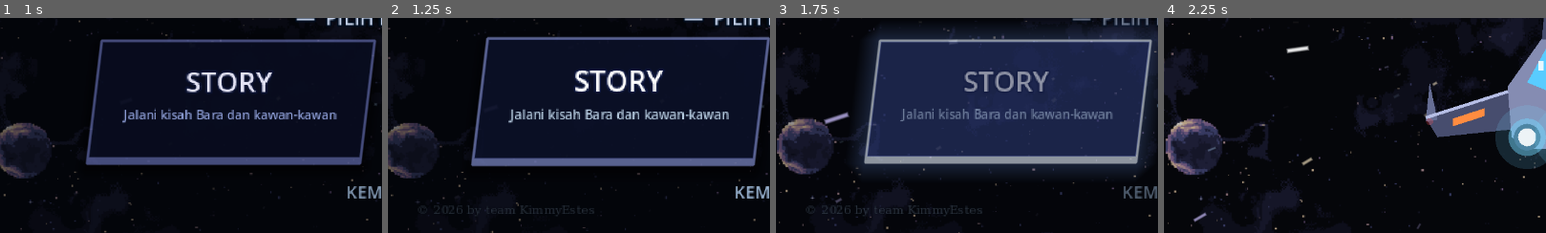
Above: before the commit, frames 1-4 (left to right).
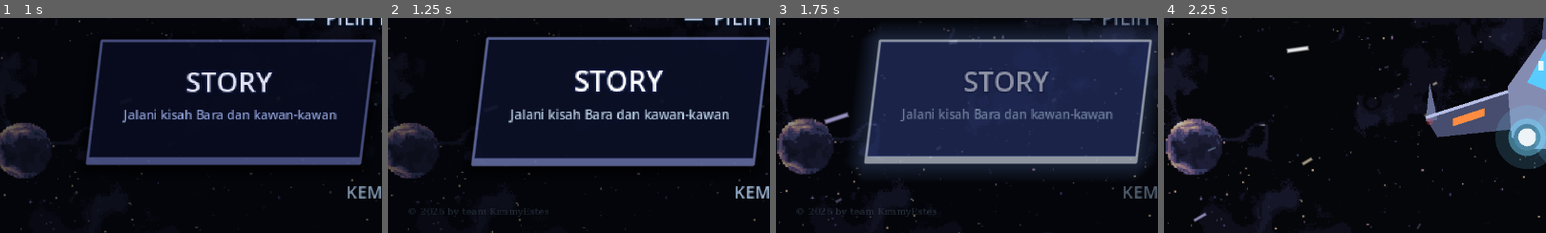
Above: after the commit, the same moments.

Repository: rainhard2412/kimmy-estes-otw-itb
Game: Godot game, scene res://MainMenuAwal.tscn
Same seed, same stepped clock (60 frames per second), same inputs: the game is played once before the commit and once after it.
Inputs (mouse positions are % of the whole screen's width and height, from its top left):
- Up to frame 1 (1 s): tap Enter (ui_accept) at 0.5, 0.77 s; move the mouse to (72, 45) at 0.52 s; hold Right (move_right) from 0.53 s (still down); hold Z (attack) from 0.53 s (still down); click (72, 45) at 0.67 s
- Up to frame 2 (1.25 s): keep holding Right (move_right); keep holding Z (attack)
- Up to frame 3 (1.75 s): release Right (move_right) at 1.25 s; release Z (attack) at 1.25 s; click "STORY" at 1.25 s
- Up to frame 4 (2.25 s): drag from (30, 55) to (45, 70) at 2.02 s
The pictures show only the part of the screen within x 0-50%, y 50-100%; the shares and areas given below are measured in that part.

Frame 1 is identical in both runs. In frame 2, 0.3% of the frame differs, in the area x 5-54%, y 87-93%; in frame 3, 0.4%; in frame 4, nothing differs.

Commit message:
updt

Diff:
--- a/MainMenuAwal.tscn
+++ b/MainMenuAwal.tscn
@@ -30,94 +30,76 @@
 cache/0/7/0/underline_position = 0.0
 cache/0/7/0/underline_thickness = 0.0
 cache/0/7/0/scale = 1.0
-
-[sub_resource type="StyleBoxFlat" id="StyleBoxFlat_mode_normal"]
-content_margin_left = 8.0
-content_margin_top = 4.0
-content_margin_right = 8.0
-content_margin_bottom = 4.0
-bg_color = Color(0.03, 0.07, 0.14, 0.72)
-border_width_left = 1
-border_width_top = 1
-border_width_right = 1
-border_width_bottom = 1
-border_color = Color(0.35, 0.65, 0.9, 0.5)
-corner_radius_top_left = 3
-corner_radius_top_right = 3
-corner_radius_bottom_right = 3
-corner_radius_bottom_left = 3
-shadow_color = Color(0, 0.06, 0.12, 0.4)
-shadow_size = 4
-
-[sub_resource type="StyleBoxFlat" id="StyleBoxFlat_mode_pressed"]
-content_margin_left = 8.0
-content_margin_top = 4.0
-content_margin_right = 8.0
-content_margin_bottom = 4.0
-bg_color = Color(0.3, 0.6, 0.85, 0.9)
-border_width_left = 1
-border_width_top = 1
-border_width_right = 1
-border_width_bottom = 1
-border_color = Color(1, 1, 1, 1)
-corner_radius_top_left = 3
-corner_radius_top_right = 3
-corner_radius_bottom_right = 3
-corner_radius_bottom_left = 3
-
-[sub_resource type="StyleBoxFlat" id="StyleBoxFlat_mode_hover"]
-content_margin_left = 8.0
-content_margin_top = 4.0
-content_margin_right = 8.0
-content_margin_bottom = 4.0
-bg_color = Color(0.12, 0.35, 0.55, 0.85)
-border_width_left = 1
-border_width_top = 1
-border_width_right = 1
-border_width_bottom = 1
-border_color = Color(0.75, 0.95, 1, 0.95)
-corner_radius_top_left = 3
-corner_radius_top_right = 3
-corner_radius_bottom_right = 3
-corner_radius_bottom_left = 3
-shadow_color = Color(0, 0.1, 0.2, 0.5)
-shadow_size = 6
+cache/0/5/0/ascent = 0.0
+cache/0/5/0/descent = 0.0
+cache/0/5/0/underline_position = 0.0
+cache/0/5/0/underline_thickness = 0.0
+cache/0/5/0/scale = 1.0
 
 [sub_resource type="StyleBoxFlat" id="StyleBoxFlat_card_normal"]
 bg_color = Color(0.04, 0.06, 0.14, 0.82)
+skew = Vector2(0.12, 0)
 border_width_left = 1
 border_width_top = 1
 border_width_right = 1
 border_width_bottom = 3
 border_color = Color(0.55, 0.6, 0.9, 0.55)
-skew = Vector2(0.12, 0)
 shadow_color = Color(0, 0, 0, 0.45)
 shadow_size = 4
 shadow_offset = Vector2(0, 2)
 
+[sub_resource type="StyleBoxFlat" id="StyleBoxFlat_card_pressed"]
+bg_color = Color(0.3, 0.4, 0.8, 0.95)
+skew = Vector2(0.12, 0)
+border_width_left = 1
+border_width_top = 1
+border_width_right = 1
+border_width_bottom = 3
+border_color = Color(1, 1, 1, 1)
+shadow_color = Color(0.5, 0.65, 1, 0.5)
+shadow_size = 10
+
 [sub_resource type="StyleBoxFlat" id="StyleBoxFlat_card_hover"]
 bg_color = Color(0.1, 0.13, 0.3, 0.92)
+skew = Vector2(0.12, 0)
 border_width_left = 1
 border_width_top = 1
 border_width_right = 1
 border_width_bottom = 3
 border_color = Color(0.85, 0.9, 1, 1)
-skew = Vector2(0.12, 0)
 shadow_color = Color(0.4, 0.55, 1, 0.35)
 shadow_size = 8
 
-[sub_resource type="StyleBoxFlat" id="StyleBoxFlat_card_pressed"]
-bg_color = Color(0.3, 0.4, 0.8, 0.95)
-border_width_left = 1
-border_width_top = 1
-border_width_right = 1
-border_width_bottom = 3
-border_color = Color(1, 1, 1, 1)
-skew = Vector2(0.12, 0)
-shadow_color = Color(0.5, 0.65, 1, 0.5)
-shadow_size = 10
-
 [sub_resource type="StyleBoxEmpty" id="StyleBoxEmpty_none"]
+
+[sub_resource type="StyleBoxFlat" id="StyleBoxFlat_menu_normal"]
+content_margin_left = 4.0
+content_margin_top = 1.0
+content_margin_right = 4.0
+content_margin_bottom = 1.0
+bg_color = Color(0, 0, 0, 0)
+
+[sub_resource type="StyleBoxFlat" id="StyleBoxFlat_menu_pressed"]
+content_margin_left = 4.0
+content_margin_top = 1.0
+content_margin_right = 4.0
+content_margin_bottom = 1.0
+bg_color = Color(0.25, 0.55, 0.9, 0.35)
+border_width_bottom = 1
+border_color = Color(1, 1, 1, 0.9)
+corner_radius_top_left = 2
+corner_radius_top_right = 2
+
+[sub_resource type="StyleBoxFlat" id="StyleBoxFlat_menu_hover"]
+content_margin_left = 4.0
+content_margin_top = 1.0
+content_margin_right = 4.0
+content_margin_bottom = 1.0
+bg_color = Color(0.2, 0.5, 0.8, 0.18)
+border_width_bottom = 1
+border_color = Color(0.55, 0.85, 1, 0.85)
+corner_radius_top_left = 2
+corner_radius_top_right = 2
 
 [sub_resource type="StyleBoxFlat" id="StyleBoxFlat_focus"]
 bg_color = Color(0, 0, 0, 0)
@@ -130,35 +112,6 @@
 corner_radius_top_right = 2
 corner_radius_bottom_right = 2
 corner_radius_bottom_left = 2
-
-[sub_resource type="StyleBoxFlat" id="StyleBoxFlat_menu_normal"]
-content_margin_left = 4.0
-content_margin_top = 1.0
-content_margin_right = 4.0
-content_margin_bottom = 1.0
-bg_color = Color(0, 0, 0, 0)
-
-[sub_resource type="StyleBoxFlat" id="StyleBoxFlat_menu_pressed"]
-content_margin_left = 4.0
-content_margin_top = 1.0
-content_margin_right = 4.0
-content_margin_bottom = 1.0
-bg_color = Color(0.25, 0.55, 0.9, 0.35)
-border_width_bottom = 1
-border_color = Color(1, 1, 1, 0.9)
-corner_radius_top_left = 2
-corner_radius_top_right = 2
-
-[sub_resource type="StyleBoxFlat" id="StyleBoxFlat_menu_hover"]
-content_margin_left = 4.0
-content_margin_top = 1.0
-content_margin_right = 4.0
-content_margin_bottom = 1.0
-bg_color = Color(0.2, 0.5, 0.8, 0.18)
-border_width_bottom = 1
-border_color = Color(0.55, 0.85, 1, 0.85)
-corner_radius_top_left = 2
-corner_radius_top_right = 2
 
 [sub_resource type="StyleBoxFlat" id="StyleBoxFlat_panel"]
 bg_color = Color(0.02, 0.045, 0.09, 0.96)
@@ -205,7 +158,7 @@
 mouse_filter = 2
 color = Color(0.01, 0.02, 0.05, 0.25)
 
-[node name="Starfield" type="Control" parent="."]
+[node name="Starfield" type="Control" parent="." unique_id=1034041444]
 layout_mode = 1
 anchors_preset = 15
 anchor_right = 1.0
@@ -304,11 +257,12 @@
 anchors_preset = 2
 anchor_top = 1.0
 anchor_bottom = 1.0
-offset_left = 12.0
-offset_top = -12.0
-offset_right = 220.0
+offset_left = 8.0
+offset_top = -11.0
+offset_right = 201.0
 offset_bottom = -3.0
 grow_vertical = 0
+scale = Vector2(0.80000013, 0.83999753)
 theme_override_colors/font_color = Color(0.7, 0.8, 0.9, 0.6)
 theme_override_colors/font_outline_color = Color(0, 0.02, 0.05, 0.8)
 theme_override_constants/outline_size = 1
@@ -316,9 +270,9 @@
 theme_override_font_sizes/font_size = 5
 text = "© 2026 by team KimmyEstes"
 
-[node name="Ship" type="Control" parent="."]
+[node name="Ship" type="Control" parent="." unique_id=940606337]
 visible = false
-layout_mode = 0
+anchors_preset = 0
 offset_left = 112.0
 offset_top = 72.0
 offset_right = 208.0
@@ -326,7 +280,7 @@
 mouse_filter = 2
 script = ExtResource("8_ship")
 
-[node name="LaunchUI" type="Control" parent="."]
+[node name="LaunchUI" type="Control" parent="." unique_id=1254154498]
 visible = false
 layout_mode = 1
 anchors_preset = 15
@@ -336,7 +290,7 @@
 grow_vertical = 2
 mouse_filter = 2
 
-[node name="ModeName" type="Label" parent="LaunchUI"]
+[node name="ModeName" type="Label" parent="LaunchUI" unique_id=408766524]
 layout_mode = 1
 anchors_preset = 5
 anchor_left = 0.5
@@ -353,7 +307,7 @@
 text = "STORY MODE"
 horizontal_alignment = 1
 
-[node name="Sub" type="Label" parent="LaunchUI"]
+[node name="Sub" type="Label" parent="LaunchUI" unique_id=1587622650]
 layout_mode = 1
 anchors_preset = 5
 anchor_left = 0.5
@@ -368,7 +322,7 @@
 text = "SIAP LEPAS LANDAS"
 horizontal_alignment = 1
 
-[node name="Prompt" type="Label" parent="LaunchUI"]
+[node name="Prompt" type="Label" parent="LaunchUI" unique_id=912180830]
 layout_mode = 1
 anchors_preset = 7
 anchor_left = 0.5
@@ -388,7 +342,7 @@
 text = "KLIK / TEKAN SPASI UNTUK TERBANG"
 horizontal_alignment = 1
 
-[node name="Tip" type="Label" parent="LaunchUI"]
+[node name="Tip" type="Label" parent="LaunchUI" unique_id=1143854741]
 layout_mode = 1
 anchors_preset = 7
 anchor_left = 0.5
@@ -406,9 +360,8 @@
 horizontal_alignment = 1
 autowrap_mode = 3
 
-[node name="BackHint" type="Label" parent="LaunchUI"]
-layout_mode = 1
-anchors_preset = 0
+[node name="BackHint" type="Label" parent="LaunchUI" unique_id=1299393200]
+layout_mode = 1
 offset_left = 8.0
 offset_top = 6.0
 offset_right = 120.0
@@ -464,20 +417,19 @@
 offset_bottom = 150.0
 grow_horizontal = 2
 theme_override_styles/normal = SubResource("StyleBoxFlat_card_normal")
+theme_override_styles/pressed = SubResource("StyleBoxFlat_card_pressed")
 theme_override_styles/hover = SubResource("StyleBoxFlat_card_hover")
-theme_override_styles/pressed = SubResource("StyleBoxFlat_card_pressed")
 theme_override_styles/hover_pressed = SubResource("StyleBoxFlat_card_pressed")
 theme_override_styles/disabled = SubResource("StyleBoxFlat_card_normal")
 theme_override_styles/focus = SubResource("StyleBoxEmpty_none")
 
-[node name="Name" type="Label" parent="ModePanel/StoryButton"]
+[node name="Name" type="Label" parent="ModePanel/StoryButton" unique_id=1694810447]
 layout_mode = 1
 anchors_preset = 10
 anchor_right = 1.0
 offset_top = 9.0
 offset_bottom = 23.0
 grow_horizontal = 2
-mouse_filter = 2
 theme_override_colors/font_color = Color(1, 1, 1, 1)
 theme_override_colors/font_outline_color = Color(0.05, 0.08, 0.2, 1)
 theme_override_constants/outline_size = 3
@@ -485,7 +437,7 @@
 text = "STORY"
 horizontal_alignment = 1
 
-[node name="Desc" type="Label" parent="ModePanel/StoryButton"]
+[node name="Desc" type="Label" parent="ModePanel/StoryButton" unique_id=1450970015]
 layout_mode = 1
 anchors_preset = 10
 anchor_right = 1.0
@@ -494,7 +446,6 @@
 offset_right = -8.0
 offset_bottom = 46.0
 grow_horizontal = 2
-mouse_filter = 2
 theme_override_colors/font_color = Color(0.72, 0.8, 1, 0.85)
 theme_override_font_sizes/font_size = 5
 text = "Jalani kisah Bara dan kawan-kawan"
@@ -512,20 +463,19 @@
 offset_bottom = 150.0
 grow_horizontal = 2
 theme_override_styles/normal = SubResource("StyleBoxFlat_card_normal")
+theme_override_styles/pressed = SubResource("StyleBoxFlat_card_pressed")
 theme_override_styles/hover = SubResource("StyleBoxFlat_card_hover")
-theme_override_styles/pressed = SubResource("StyleBoxFlat_card_pressed")
 theme_override_styles/hover_pressed = SubResource("StyleBoxFlat_card_pressed")
 theme_override_styles/disabled = SubResource("StyleBoxFlat_card_normal")
 theme_override_styles/focus = SubResource("StyleBoxEmpty_none")
 
-[node name="Name" type="Label" parent="ModePanel/EndlessButton"]
+[node name="Name" type="Label" parent="ModePanel/EndlessButton" unique_id=948116109]
 layout_mode = 1
 anchors_preset = 10
 anchor_right = 1.0
 offset_top = 9.0
 offset_bottom = 23.0
 grow_horizontal = 2
-mouse_filter = 2
 theme_override_colors/font_color = Color(1, 1, 1, 1)
 theme_override_colors/font_outline_color = Color(0.05, 0.08, 0.2, 1)
 theme_override_constants/outline_size = 3
@@ -533,7 +483,7 @@
 text = "ENDLESS"
 horizontal_alignment = 1
 
-[node name="Desc" type="Label" parent="ModePanel/EndlessButton"]
+[node name="Desc" type="Label" parent="ModePanel/EndlessButton" unique_id=1008984212]
 layout_mode = 1
 anchors_preset = 10
 anchor_right = 1.0
@@ -542,7 +492,6 @@
 offset_right = -8.0
 offset_bottom = 46.0
 grow_horizontal = 2
-mouse_filter = 2
 theme_override_colors/font_color = Color(0.72, 0.8, 1, 0.85)
 theme_override_font_sizes/font_size = 5
 text = "Bertahan dari gelombang musuh tanpa henti"
Not shown: 2 places in MainMenuAwal.tscn that only renumber resources
